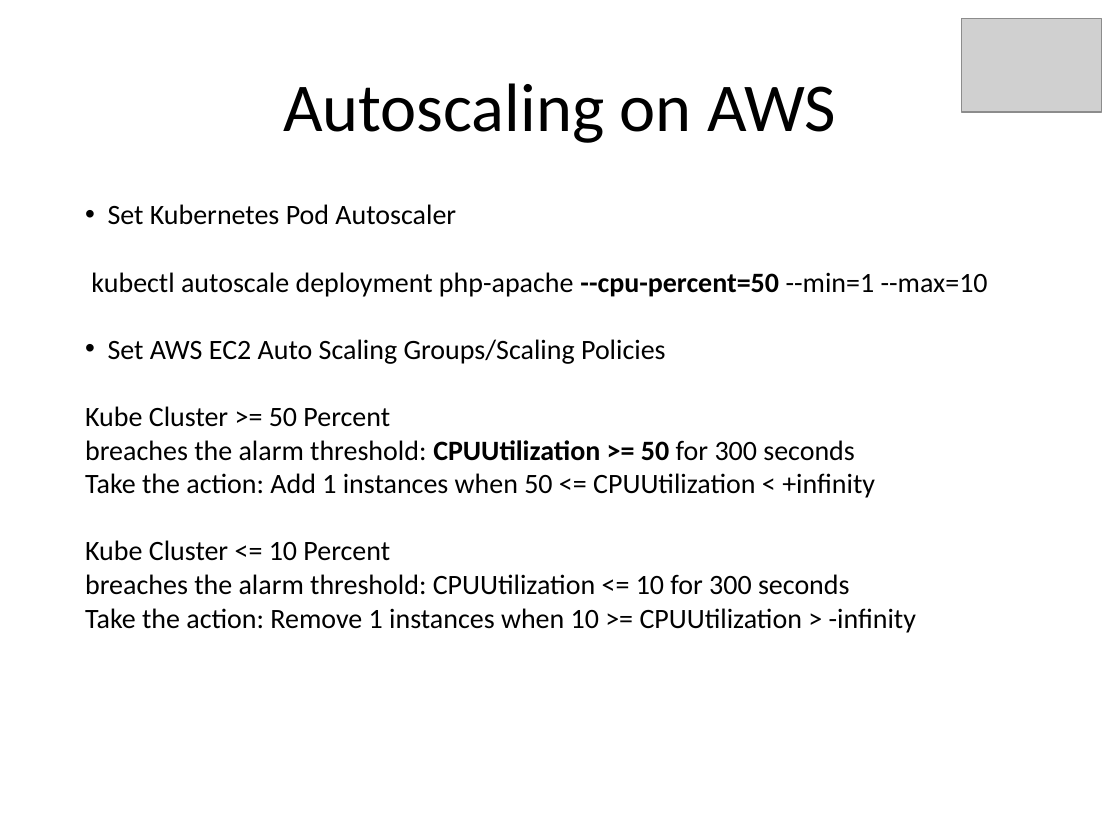
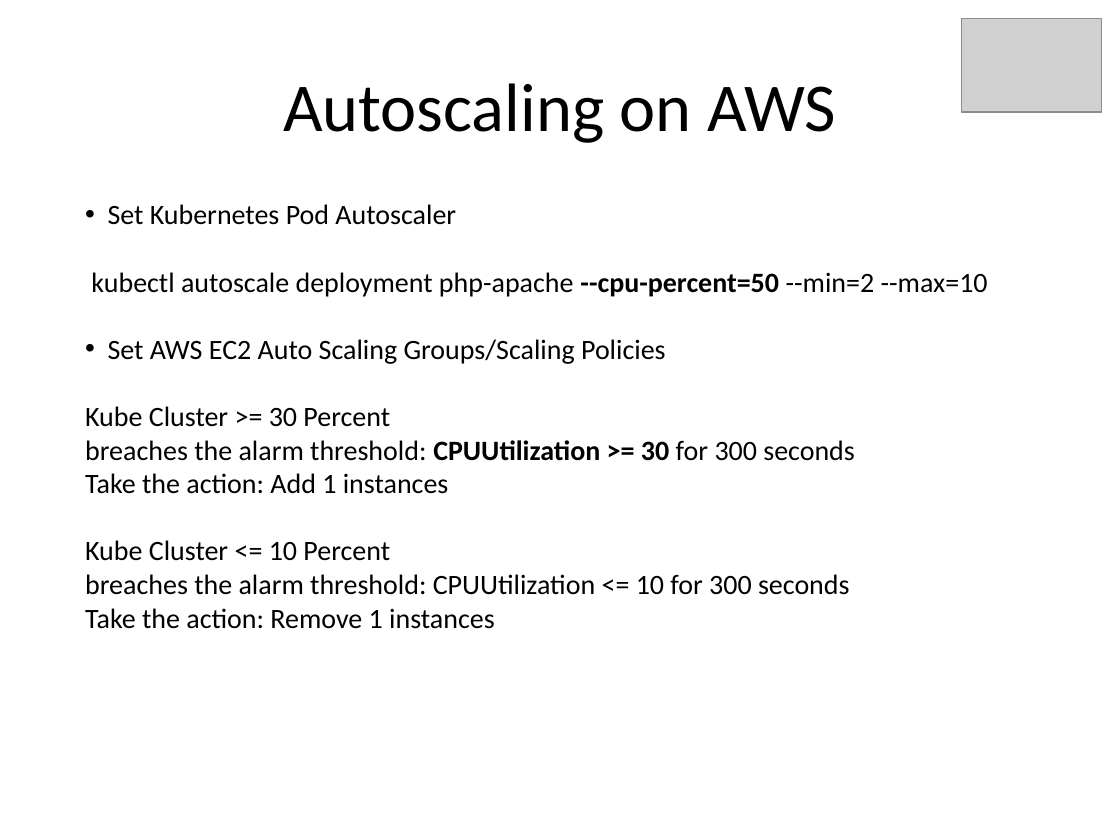
Before and after one commit to kskalvar/kubernetes-autoscaling-aws, a slide deck: slide 8 of docs/Kubernetes-Autoscaling-on-AWS.pptx. Drawn at 1120x840 pixels with LibreOffice and Linux fonts; fonts in the diff are those of the drawing; grey boxes stand for pictures. Boxes give left, top, right and bottom in pixels: in the first picture for what was removed or moved away, otherwise in the second. Text is boxed around its words. In the diff, an @@ line names an element or a change of style, - is before the commit and + after.

```diff
--- a/docs/Kubernetes-Autoscaling-on-AWS.pptx
+++ b/docs/Kubernetes-Autoscaling-on-AWS.pptx
@@ text at bbox=[91, 272, 988, 297]: text changed @@
-kubectl autoscale deployment php-apache --cpu-percent=50 --min=1 --max=10
+kubectl autoscale deployment php-apache --cpu-percent=50 --min=2 --max=10
@@ text at bbox=[85, 406, 855, 494]: text changed @@
-Kube Cluster >= 50 Percent
-breaches the alarm threshold: CPUUtilization >= 50 for 300 seconds
-Take the action: Add 1 instances when 50 <= CPUUtilization < +infinity
+Kube Cluster >= 30 Percent
+breaches the alarm threshold: CPUUtilization >= 30 for 300 seconds
+Take the action: Add 1 instances
@@ text at bbox=[85, 608, 495, 629]: text changed @@
-Take the action: Remove 1 instances when 10 >= CPUUtilization > -infinity
+Take the action: Remove 1 instances
```
Also in this commit, not shown: 5 other slides changed, 1 other file.
